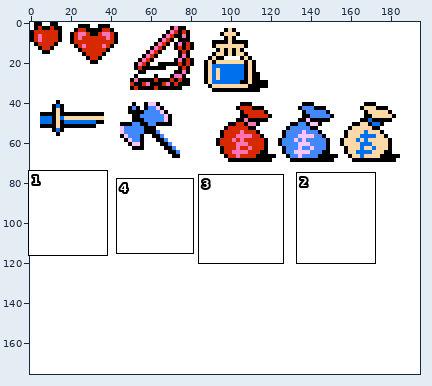
Sprite sheet -- content/textures/All_small_item.png. The first picture is a wide view before the edit; the outline marks the close-up.
Close-up. Before:
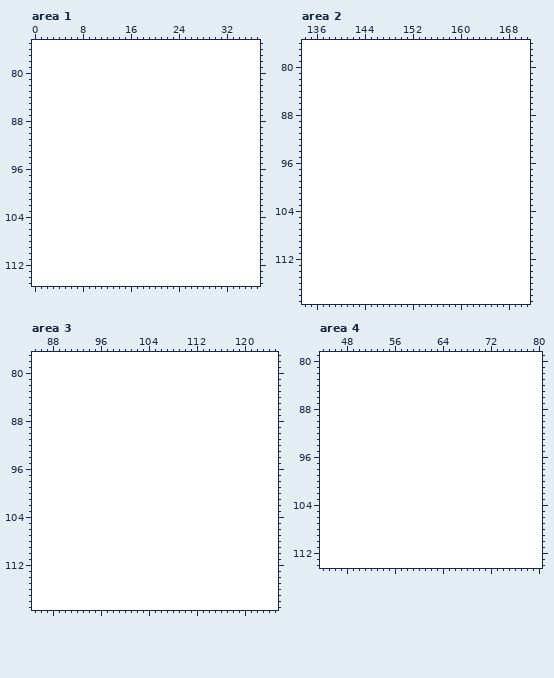
The file is 195x176 pixels. Colours within 5 levels of each other are drawn and written as one. Shown: area 1: x 0..37, y 75..115; area 2: x 134..171, y 76..119; area 3: x 85..125, y 77..119; area 4: x 44..80, y 79..114.
The same view after the edit:
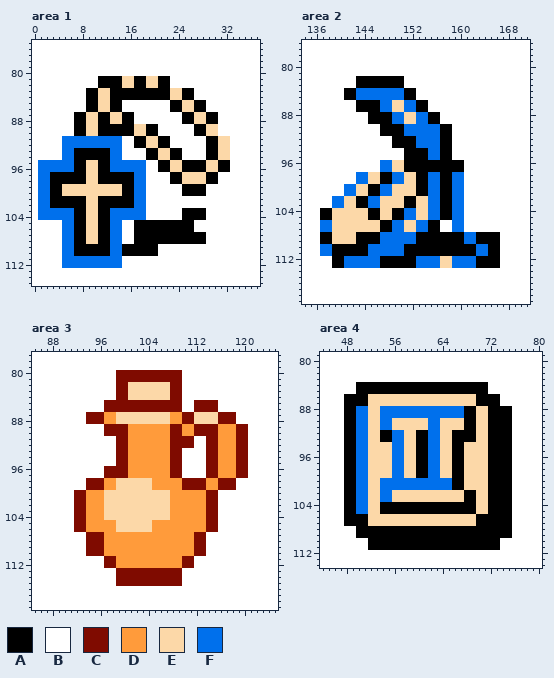
Palette (. is transparent): A #000000  B #ffffff  C #7f0b00  D #ff9b3b  E #fcd8a8  F #0070ec
Edits made:
Changed rows in their new state; - is an unchanged pixel.
Area 1:
first column x 1:
 81 ----------AAAAEEAAEEAA----------
 82 ----------AAAAEEAAEEAA----------
 83 --------AAEEAAAAAAAAAAEEAA------
 84 --------AAEEAAAAAAAAAAEEAA------
 85 --------AAEEAA--------AAEEAA----
 86 --------AAEEAA--------AAEEAA----
 87 ------AAEEAAEEAA--------AAEEAA--
 88 ------AAEEAAEEAA--------AAEEAA--
 89 ------AAEEAAAAAAEEAA------AAEE--
 90 ------AAEEAAAAAAEEAA------AAEE--
 91 ----FFFFFFFFFF--AAEEAA------AAEE
 92 ----FFFFFFFFFF--AAEEAA------AAEE
 93 ----FFAAAAAAFF----AAEEAA----AAEE
 94 ----FFAAAAAAFF----AAEEAA----AAEE
 95 FFFFFFAAEEAAFFFFFF--AAEEAAAAEEAA
 96 FFFFFFAAEEAAFFFFFF--AAEEAAAAEEAA
 97 FFAAAAAAEEAAAAAAFF----AAEEEEAA--
 98 FFAAAAAAEEAAAAAAFF----AAEEEEAA--
 99 FFAAEEEEEEEEEEAAFF------AAAA----
100 FFAAEEEEEEEEEEAAFF------AAAA----
101 FFAAAAAAEEAAAAAAFF--------------
102 FFAAAAAAEEAAAAAAFF--------------
103 FFFFFFAAEEAAFFFFFF------AAAA----
104 FFFFFFAAEEAAFFFFFF------AAAA----
105 ----FFAAEEAAFF--AAAAAAAAAA------
106 ----FFAAEEAAFF--AAAAAAAAAA------
107 ----FFAAEEAAFF--AAAAAAAAAAAA----
108 ----FFAAEEAAFF--AAAAAAAAAAAA----
109 ----FFAAAAAAFFAAAAAA------------
110 ----FFAAAAAAFFAAAAAA------------
111 ----FFFFFFFFFF------------------
112 ----FFFFFFFFFF------------------
Area 2:
first column x 137:
 82 ------AAAAAAAA----------------
 83 ------AAAAAAAA----------------
 84 ----AAFFFFFFFFAA--------------
 85 ----AAFFFFFFFFAA--------------
 86 ------AAAAFFEEFFAA------------
 87 ------AAAAFFEEFFAA------------
 88 --------AAAAFFEEFFAA----------
 89 --------AAAAFFEEFFAA----------
 90 ----------AAAAFFFFFFAA--------
 91 ----------AAAAFFFFFFAA--------
 92 ------------AAAAFFFFAA--------
 93 ------------AAAAFFFFAA--------
 94 --------------AAAAFFAA--------
 95 --------------AAAAFFAA--------
 96 ----------FFEEAAAAAAAAAA------
 97 ----------FFEEAAAAAAAAAA------
 98 ------FFEEAAFFEEAAFFAAFF------
 99 ------FFEEAAFFEEAAFFAAFF------
100 ----FFEEAAFFEEEEAAFFAAFF------
101 ----FFEEAAFFEEEEAAFFAAFF------
102 --FFEEAAFFEEEEAAEEFFAAFF------
103 --FFEEAAFFEEEEAAEEFFAAFF------
104 AAEEEEEEAAEEAAFFEEFFAAFF------
105 AAEEEEEEAAEEAAFFEEFFAAFF------
106 FFEEEEEEEEAAFFEEFFAA--FF------
107 FFEEEEEEEEAAFFEEFFAA--FF------
108 AAEEEEAAAAFFFFFFAAAAAAAAFFAAAA
109 AAEEEEAAAAFFFFFFAAAAAAAAFFAAAA
110 FFAAAAAAFFFFFFAAAAAAAAAAAAFFAA
111 FFAAAAAAFFFFFFAAAAAAAAAAAAFFAA
112 --AAFFFFFFAAAAAAFFFFEEFFFFAAAA
113 --AAFFFFFFAAAAAAFFFFEEFFFFAAAA
Area 3:
first column x 92:
 80 -------CCCCCCCCCCC-----------
 81 -------CCCCCCCCCCC-----------
 82 -------CCEEEEEEECC-----------
 83 -------CCEEEEEEECC-----------
 84 -------CCEEEEEEECC-----------
 85 -----CCCCCCCCCCCCC--CCCC-----
 86 -----CCCCCCCCCCCCC--CCCC-----
 87 --CCCDDEEEEEEEEEDDCCEEEECCC--
 88 --CCCDDEEEEEEEEEDDCCEEEECCC--
 89 -----CCCCDDDDDDDCCDDCCCCDDDCC
 90 -----CCCCDDDDDDDCCDDCCCCDDDCC
 91 -------CCDDDDDDDCCCC--CCDDDCC
 92 -------CCDDDDDDDCCCC--CCDDDCC
 93 -------CCDDDDDDDCC----CCDDDCC
 94 -------CCDDDDDDDCC----CCDDDCC
 95 -------CCDDDDDDDCC----CCDDDCC
 96 -----CCCCDDDDDDDCC----CCDDDCC
 97 -----CCCCDDDDDDDCC----CCDDDCC
 98 --CCCDDEEEEEEDDDDDCCCCDDCCC--
 99 --CCCDDEEEEEEDDDDDCCCCDDCCC--
100 CCDDDEEEEEEEEEEEDDDDDDCC-----
101 CCDDDEEEEEEEEEEEDDDDDDCC-----
102 CCDDDEEEEEEEEEEEDDDDDDCC-----
103 CCDDDEEEEEEEEEEEDDDDDDCC-----
104 CCDDDEEEEEEEEEEEDDDDDDCC-----
105 CCDDDDDEEEEEEDDDDDDDDDCC-----
106 CCDDDDDEEEEEEDDDDDDDDDCC-----
107 --CCCDDDDDDDDDDDDDDDCC-------
108 --CCCDDDDDDDDDDDDDDDCC-------
109 --CCCDDDDDDDDDDDDDDDCC-------
110 --CCCDDDDDDDDDDDDDDDCC-------
111 -----CCDDDDDDDDDDDCC---------
112 -----CCDDDDDDDDDDDCC---------
113 -------CCCCCCCCCCC-----------
114 -------CCCCCCCCCCC-----------
115 -------CCCCCCCCCCC-----------
Area 4:
first column x 48:
 84 --AAAAAAAAAAAAAAAAAAAAAA----
 85 --AAAAAAAAAAAAAAAAAAAAAA----
 86 AAAAEEEEEEEEEEEEEEEEEEAAAA--
 87 AAAAEEEEEEEEEEEEEEEEEEAAAA--
 88 AAFFEEFFFFFFFFFFFFFFAAEEAAAA
 89 AAFFEEFFFFFFFFFFFFFFAAEEAAAA
 90 AAFFEEFFEEEEEEFFEEEEAAEEAAAA
 91 AAFFEEFFEEEEEEFFEEEEAAEEAAAA
 92 AAFFEEAAFFEEAAFFEEAAAAEEAAAA
 93 AAFFEEAAFFEEAAFFEEAAAAEEAAAA
 94 AAFFEEEEFFEEAAFFEEAAEEEEAAAA
 95 AAFFEEEEFFEEAAFFEEAAEEEEAAAA
 96 AAFFEEEEFFEEAAFFEEAAEEEEAAAA
 97 AAFFEEEEFFEEAAFFEEAAEEEEAAAA
 98 AAFFEEEEFFEEAAFFEEAAEEEEAAAA
 99 AAFFEEEEFFEEAAFFEEAAEEEEAAAA
100 AAFFEEFFFFFFFFFFFFAAEEEEAAAA
101 AAFFEEFFFFFFFFFFFFAAEEEEAAAA
102 AAFFEEFFEEEEEEEEEEEEAAEEAAAA
103 AAFFEEFFEEEEEEEEEEEEAAEEAAAA
104 AAFFEEAAAAAAAAAAAAAAAAEEAAAA
105 AAFFEEAAAAAAAAAAAAAAAAEEAAAA
106 AAAAEEEEEEEEEEEEEEEEEEAAAAAA
107 AAAAEEEEEEEEEEEEEEEEEEAAAAAA
108 --AAAAAAAAAAAAAAAAAAAAAAAAAA
109 --AAAAAAAAAAAAAAAAAAAAAAAAAA
110 ----AAAAAAAAAAAAAAAAAAAAAA--
111 ----AAAAAAAAAAAAAAAAAAAAAA--
